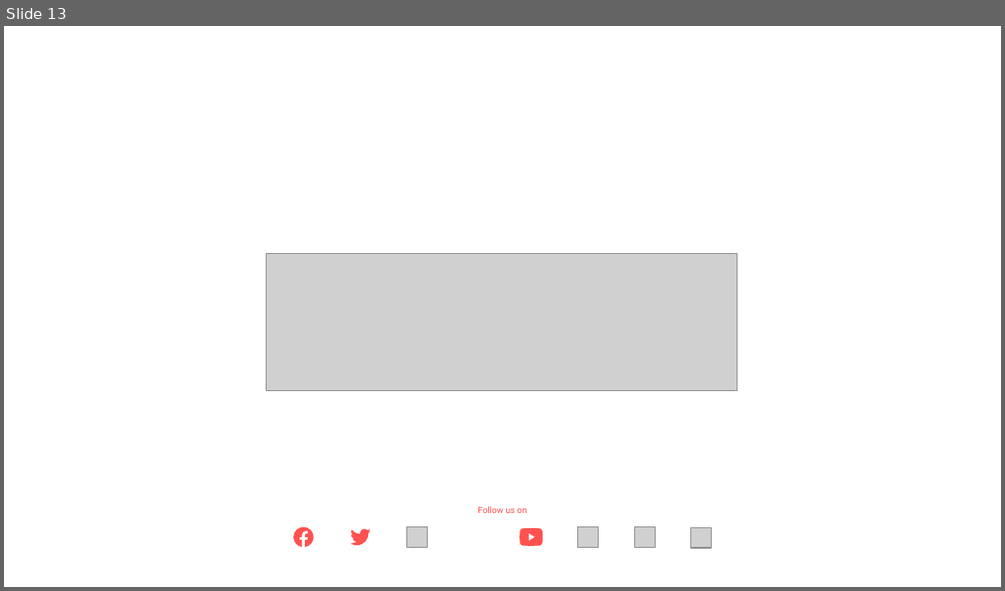
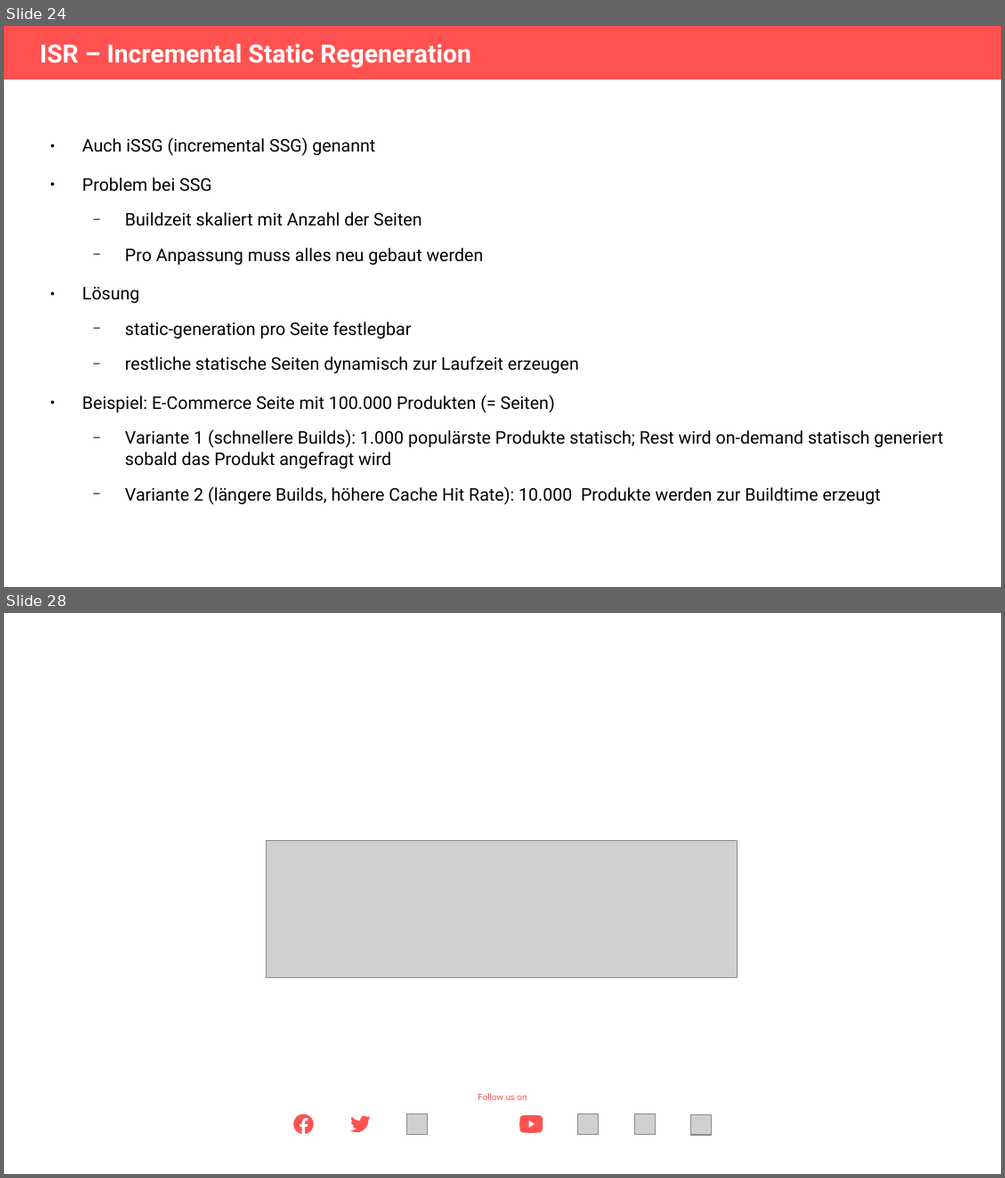
Before and after one commit to Theiaz/renderingpatterns, a slide deck: vortrag.odp. Shown one above the other, each under a label of ours: slide 13 before the commit, slides 24 and 28 after it; the slides between them are not shown. The pictures are 1005x591 and 1005x1178 pixels, drawn with LibreOffice and Linux fonts; fonts in the diff are those of the drawing; grey boxes stand for pictures; background and template pictures are left out. Boxes give left, top, right and bottom in pixels: in the first picture for what was removed or moved away, otherwise in the second. Text is boxed around its words. In the diff, an @@ line names an element or a change of style, - is before the commit and + after.

```diff
--- a/vortrag.odp
+++ b/vortrag.odp
@@ slide 24 added at box(4, 26, 1001, 587), background #FFFFFF @@
@@ rectangle added at box(4, 26, 1001, 79), fill #FF5250 @@
@@ title added at box(40, 44, 471, 68), 20 pt, text #FFFFFF, bold @@
+ISR – Incremental Static Regeneration
@@ text added at box(82, 137, 943, 505), 13.9 pt, text #000000 @@
+● Auch iSSG (incremental SSG) genannt
+● Problem bei SSG
+  − Buildzeit skaliert mit Anzahl der Seiten
+  − Pro Anpassung muss alles neu gebaut werden
+● Lösung
+  − static-generation pro Seite festlegbar
+  − restliche statische Seiten dynamisch zur Laufzeit erzeugen
+● Beispiel: E-Commerce Seite mit 100.000 Produkten (= Seiten)
+  − Variante 1 (schnellere Builds): 1.000 populärste Produkte statisch; Rest wird on-demand statisch generiert sobald das Produkt angefragt wird
+  − Variante 2 (längere Builds, höhere Cache Hit Rate): 10.000 Produkte werden zur Buildtime erzeugt
@@ what was slide 13 is now slide 28 @@
```
Also in this commit, not shown: 3 slides changed, 14 other slides added, 2 other files.
